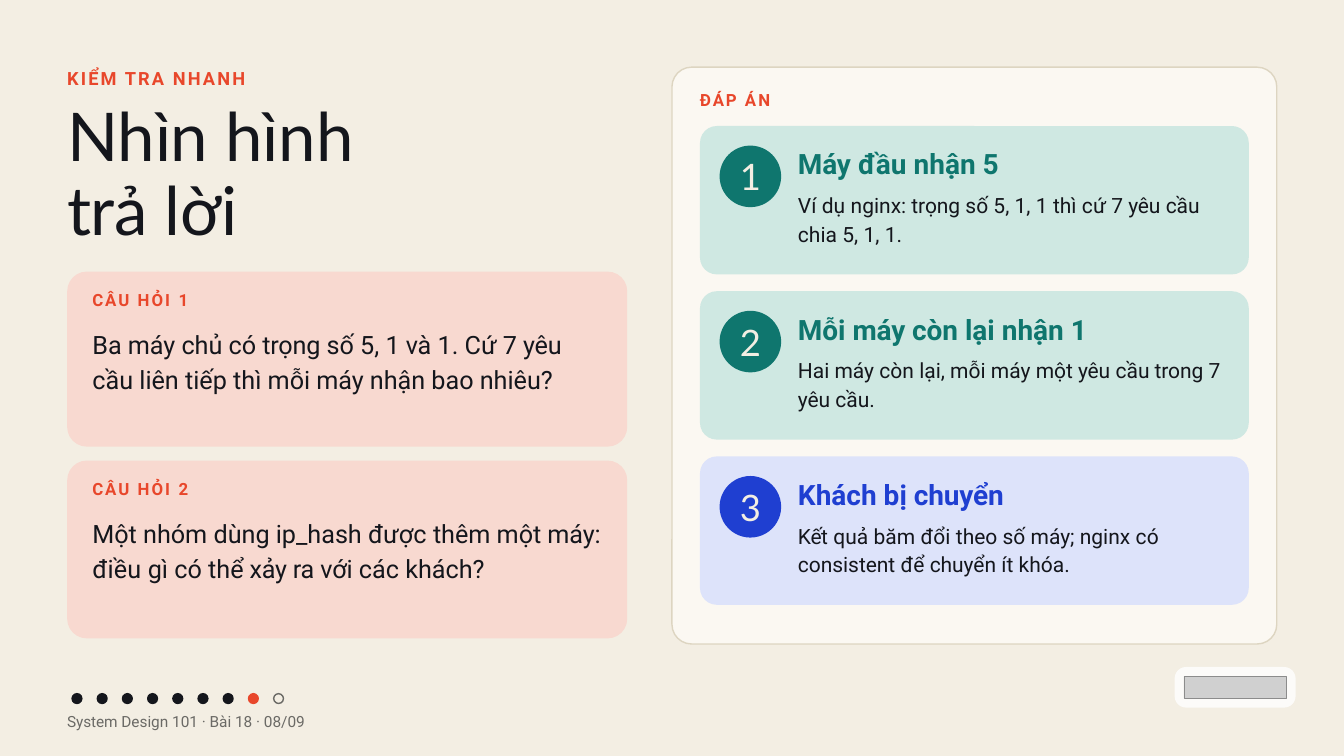
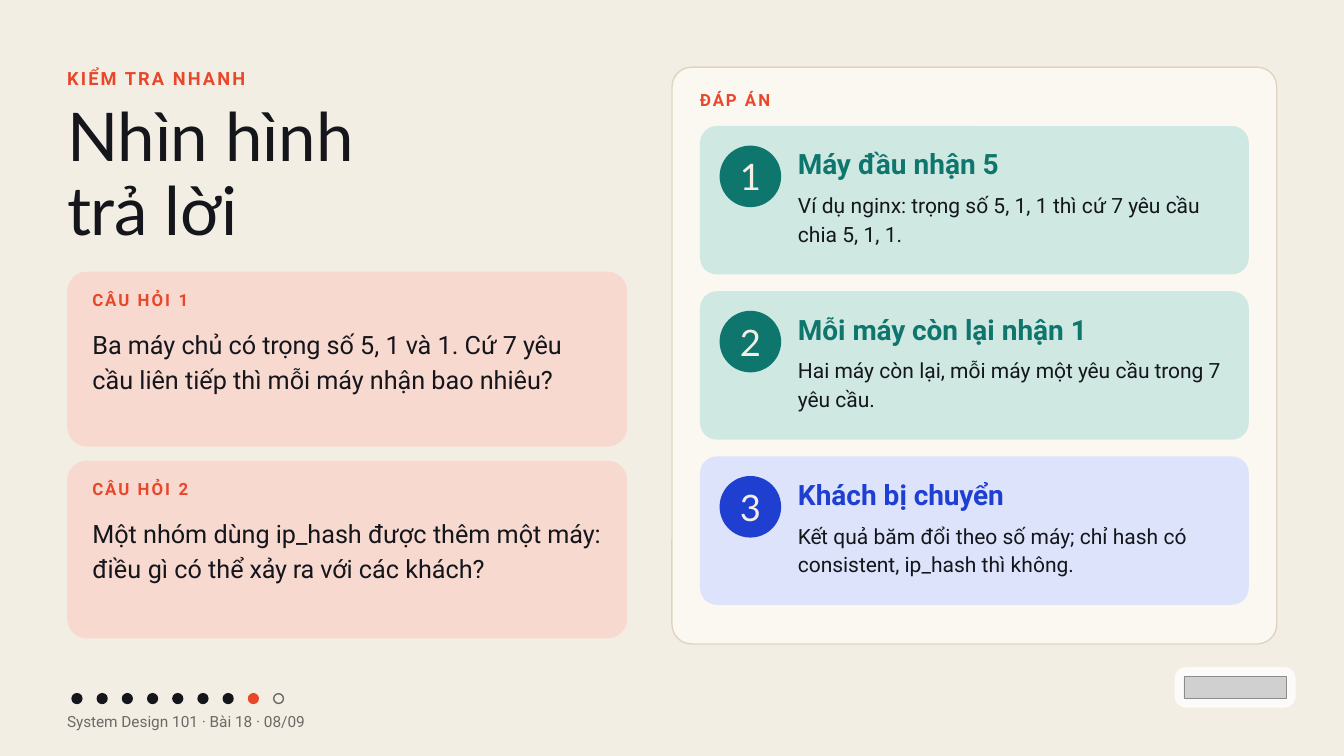
Before and after one commit to vohoailinh90/tool-marketing-studio, a slide deck: slide 8 of system-design-101/vi/lessons/sd-10-018/slides/sd-10-018.pptx. Drawn at 1344x756 pixels with LibreOffice and Linux fonts; fonts in the diff are those of the drawing; grey boxes stand for pictures. Boxes give left, top, right and bottom in pixels: in the first picture for what was removed or moved away, otherwise in the second. Text is boxed around its words. In the diff, an @@ line names an element or a change of style, - is before the commit and + after.

```diff
--- a/system-design-101/vi/lessons/sd-10-018/slides/sd-10-018.pptx
+++ b/system-design-101/vi/lessons/sd-10-018/slides/sd-10-018.pptx
@@ text at [798, 526, 1187, 577]: text changed @@
-Kết quả băm đổi theo số máy; nginx có consistent để chuyển ít khóa.
+Kết quả băm đổi theo số máy; chỉ hash có consistent, ip_hash thì không.
```
Also in this commit, not shown: 4 other files.
